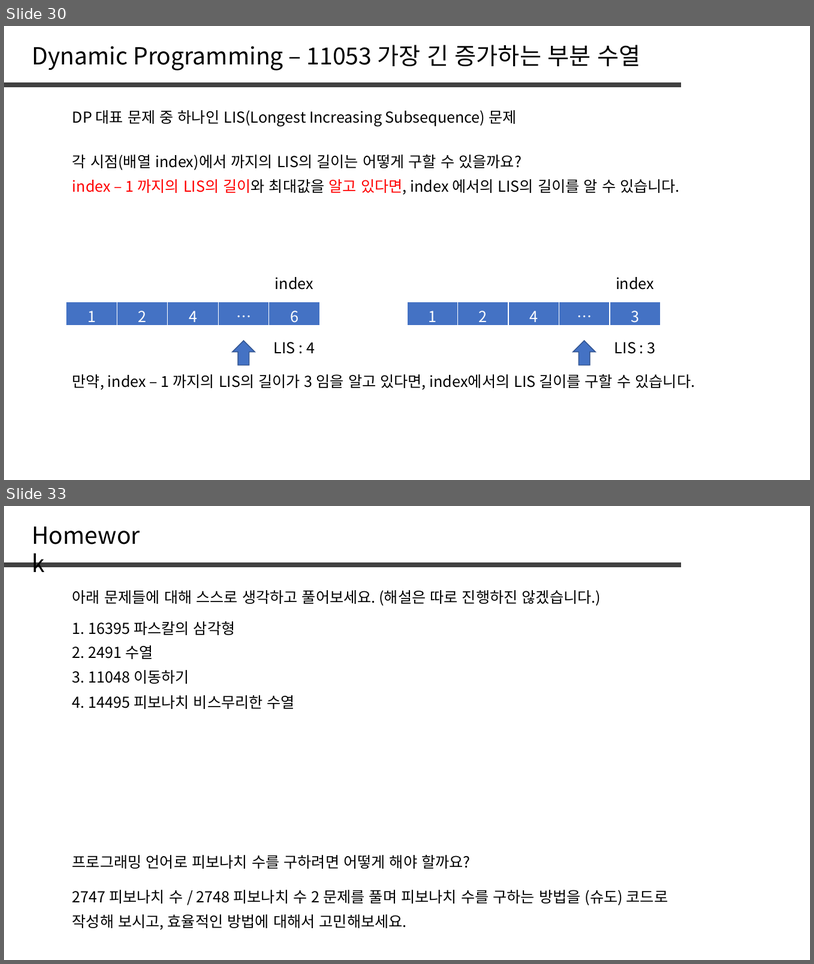
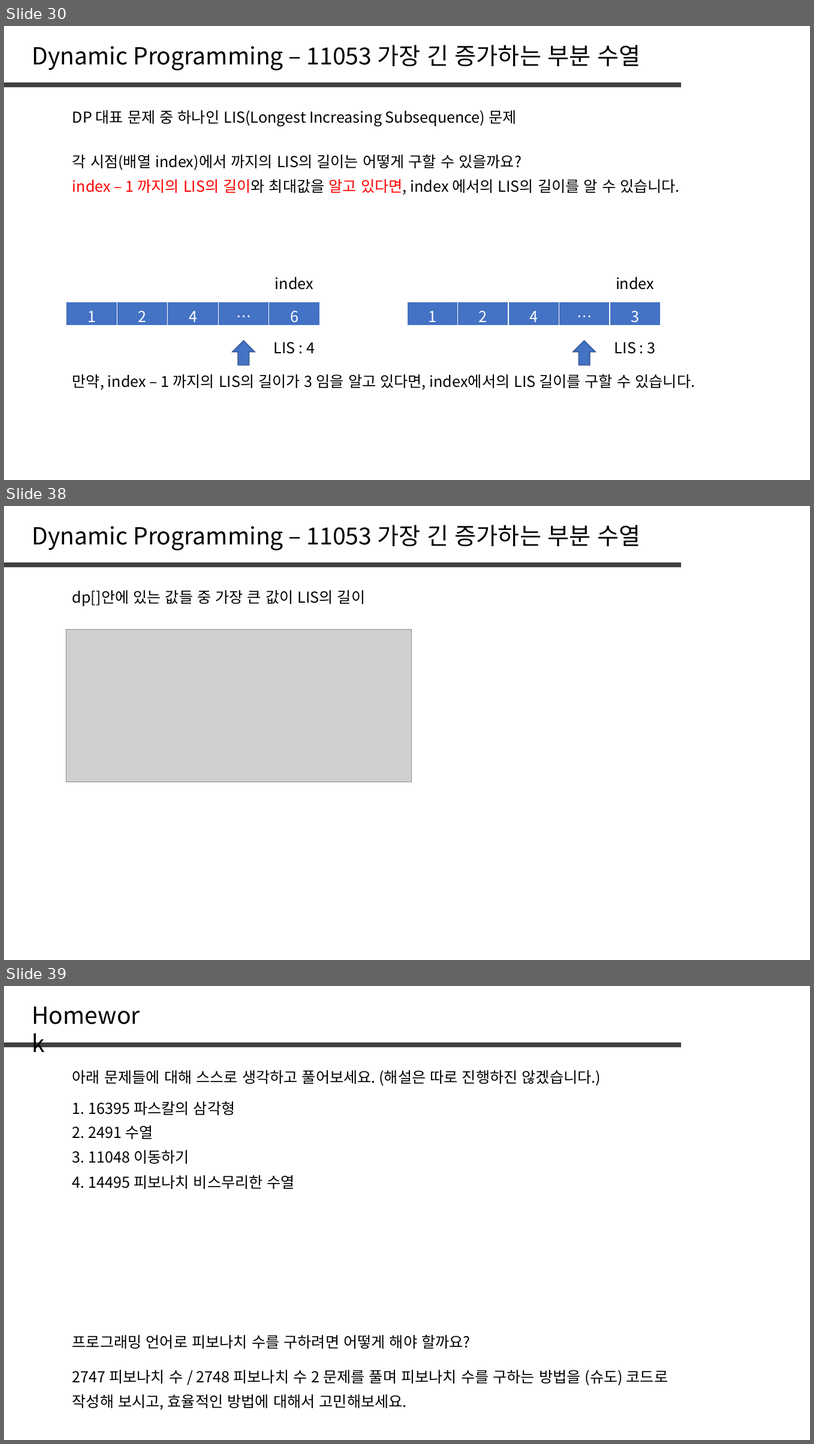
Before and after one commit to jaehoo1/PS-study, a slide deck: study/5_Dynamic Programming.pptx. Shown one above the other, each under a label of ours: slides 30 and 33 before the commit, slides 30, 38 and 39 after it; the slides between them are not shown. The pictures are 814x964 and 814x1444 pixels, drawn with LibreOffice and Linux fonts; fonts in the diff are those of the drawing; grey boxes stand for pictures. Boxes give left, top, right and bottom in pixels: in the first picture for what was removed or moved away, otherwise in the second. Text is boxed around its words. In the diff, an @@ line names an element or a change of style, - is before the commit and + after.

```diff
--- a/study/5_Dynamic Programming.pptx
+++ b/study/5_Dynamic Programming.pptx
@@ slide 38 added at (x1=4, y1=506, x2=810, y2=960), background #FFFFFF @@
@@ text added at (x1=32, y1=525, x2=641, y2=550), 28 pt, text #000000 @@
+Dynamic Programming – 11053 가장 긴 증가하는 부분 수열
@@ line added from (4, 565) to (681, 565), #404040 6 pt @@
@@ text added at (x1=72, y1=590, x2=365, y2=606), 18 pt, text #000000 @@
+dp[]안에 있는 값들 중 가장 큰 값이 LIS의 길이
@@ picture added at (x1=66, y1=630, x2=412, y2=782) @@
@@ what was slide 33 is now slide 39 @@
```
Also in this commit, not shown: 2 slides changed, 5 other slides added.
